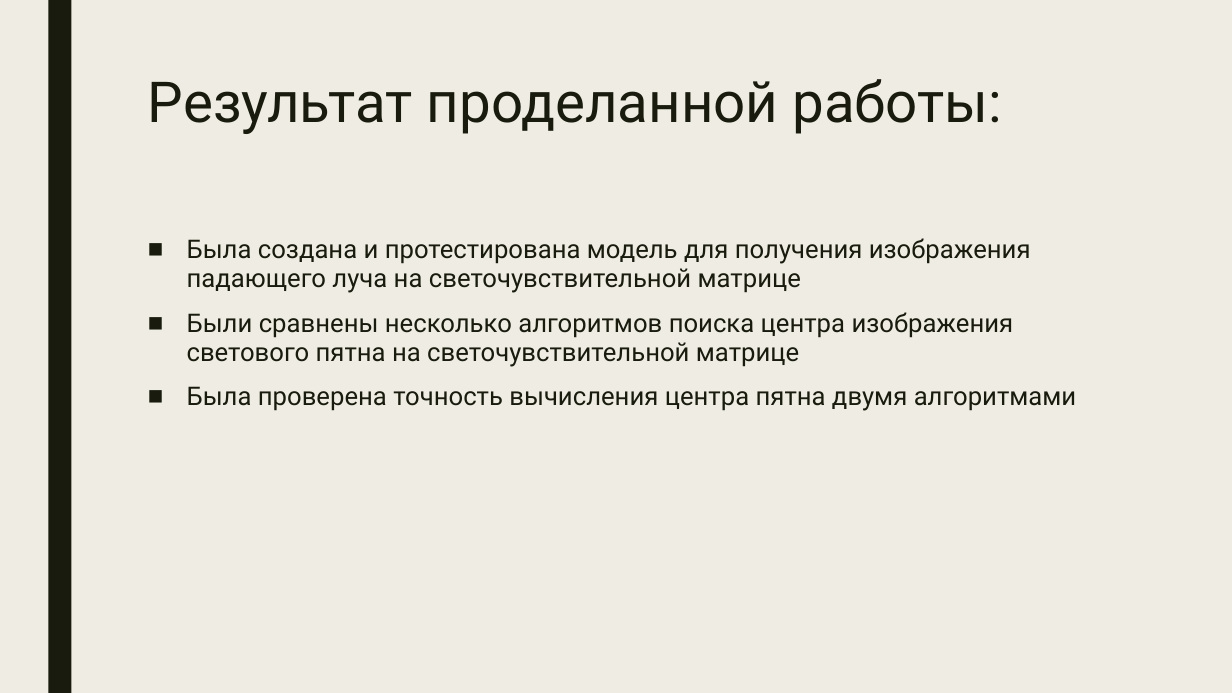
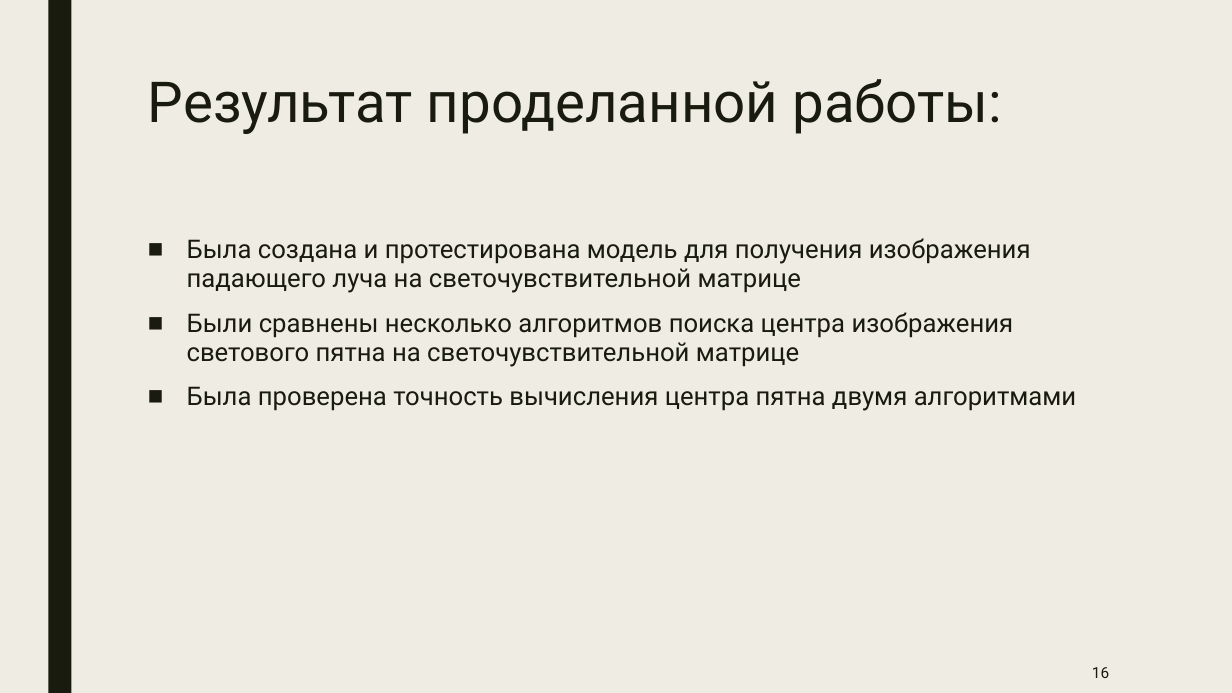
Before and after one commit to BarikQ/course_4, a slide deck: slide 16 of Презентация 5.pptx. Drawn at 1232x693 pixels with LibreOffice and Linux fonts; fonts in the diff are those of the drawing. Boxes give left, top, right and bottom in pixels: in the first picture for what was removed or moved away, otherwise in the second. Text is boxed around its words. In the diff, an @@ line names an element or a change of style, - is before the commit and + after.

```diff
--- a/Презентация 5.pptx
+++ b/Презентация 5.pptx
@@ page number added at [1092, 667, 1109, 678], 12 pt, text #191B0E @@
+16
```
Also in this commit, not shown: 15 other slides changed, 2 other files.
